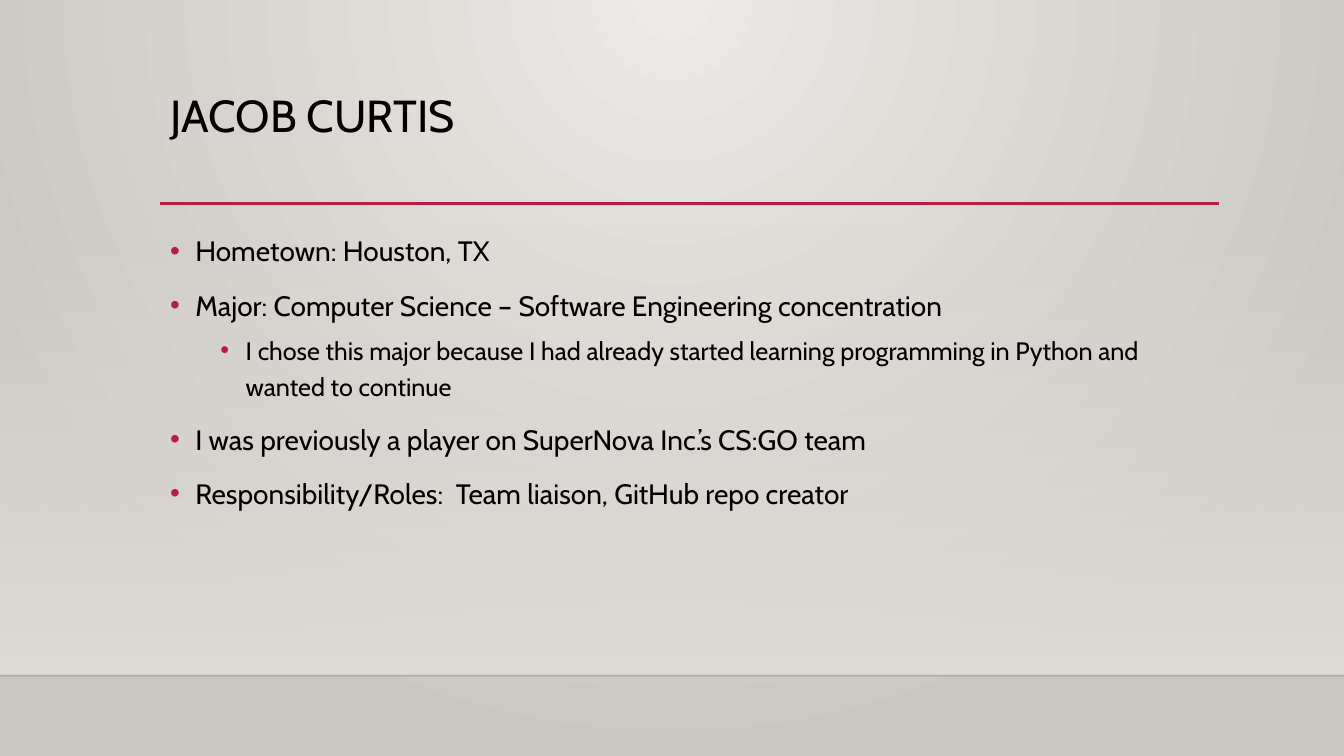
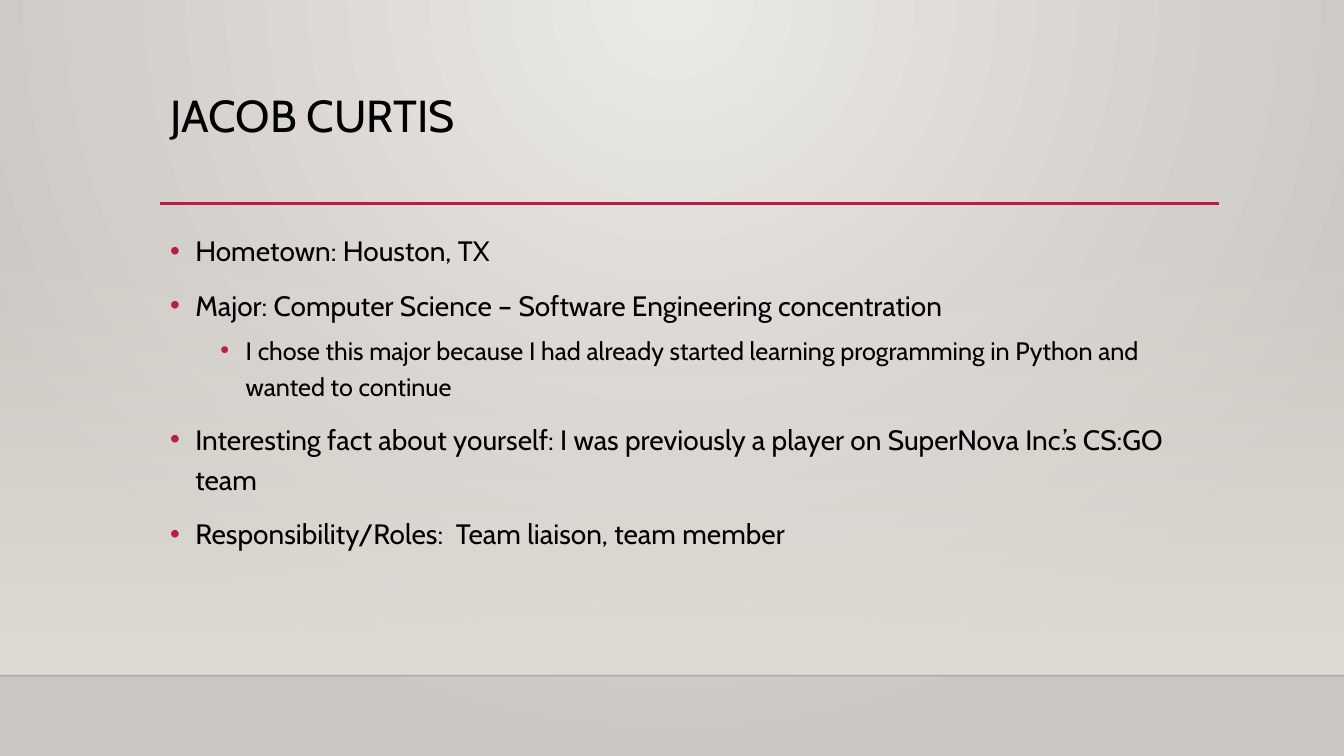
Before and after one commit to GunnarGriffin23/Mario-Game, a slide deck: slide 4 of Waluigi.pptx. Drawn at 1344x756 pixels with LibreOffice and Linux fonts; fonts in the diff are those of the drawing; background and template pictures are left out. Boxes give left, top, right and bottom in pixels: in the first picture for what was removed or moved away, otherwise in the second. Text is boxed around its words. In the diff, an @@ line names an element or a change of style, - is before the commit and + after.

```diff
--- a/Waluigi.pptx
+++ b/Waluigi.pptx
@@ text at (x1=195, y1=429, x2=1163, y2=551): text changed @@
-• I was previously a player on SuperNova Inc.’s CS:GO team
-• Responsibility/Roles: Team liaison, GitHub repo creator
+• Interesting fact about yourself: I was previously a player on SuperNova Inc.’s CS:GO team
+• Responsibility/Roles: Team liaison, team member
```
Also in this commit, not shown: 5 other slides changed.
